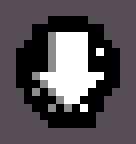
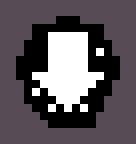
Two versions of the same layered image (w=136, h=144). Layer-by-layer changes:
painted on "MouseCursorDown.png" over [32, 32, 72, 112]
painted on "MouseCursorUp.png" over [32, 32, 72, 112]
painted on "MouseCursorLeft.png" over [32, 64, 64, 104]
painted on "MouseCursorRight.png" over [32, 72, 72, 112]
painted on "MouseCursorArrow.png" over [40, 48, 56, 88]
painted on "MouseCursorHand.png" over [48, 104, 56, 112]
painted on "MouseCursorHit.png" over [16, 16, 120, 112]
